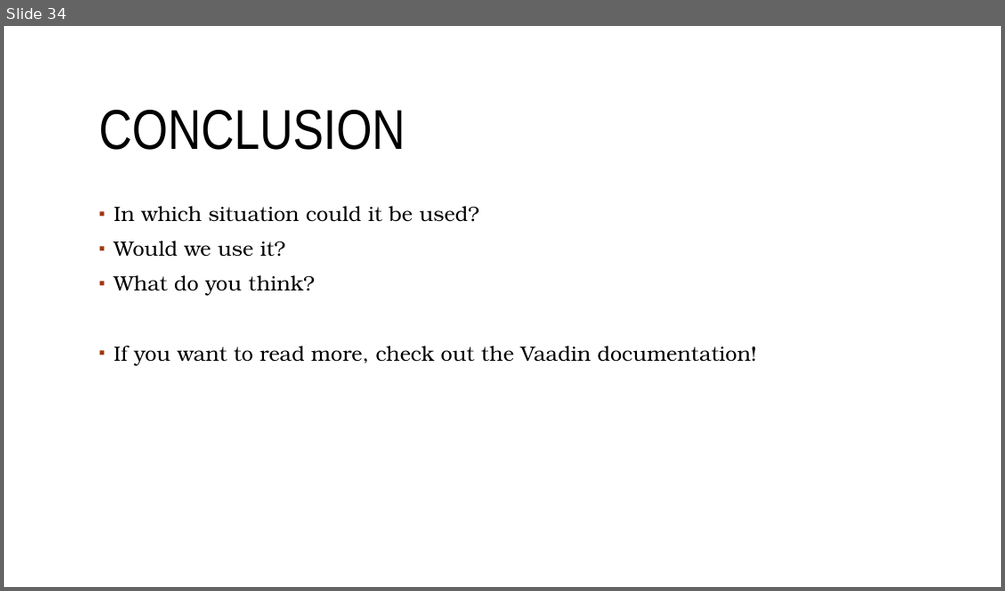
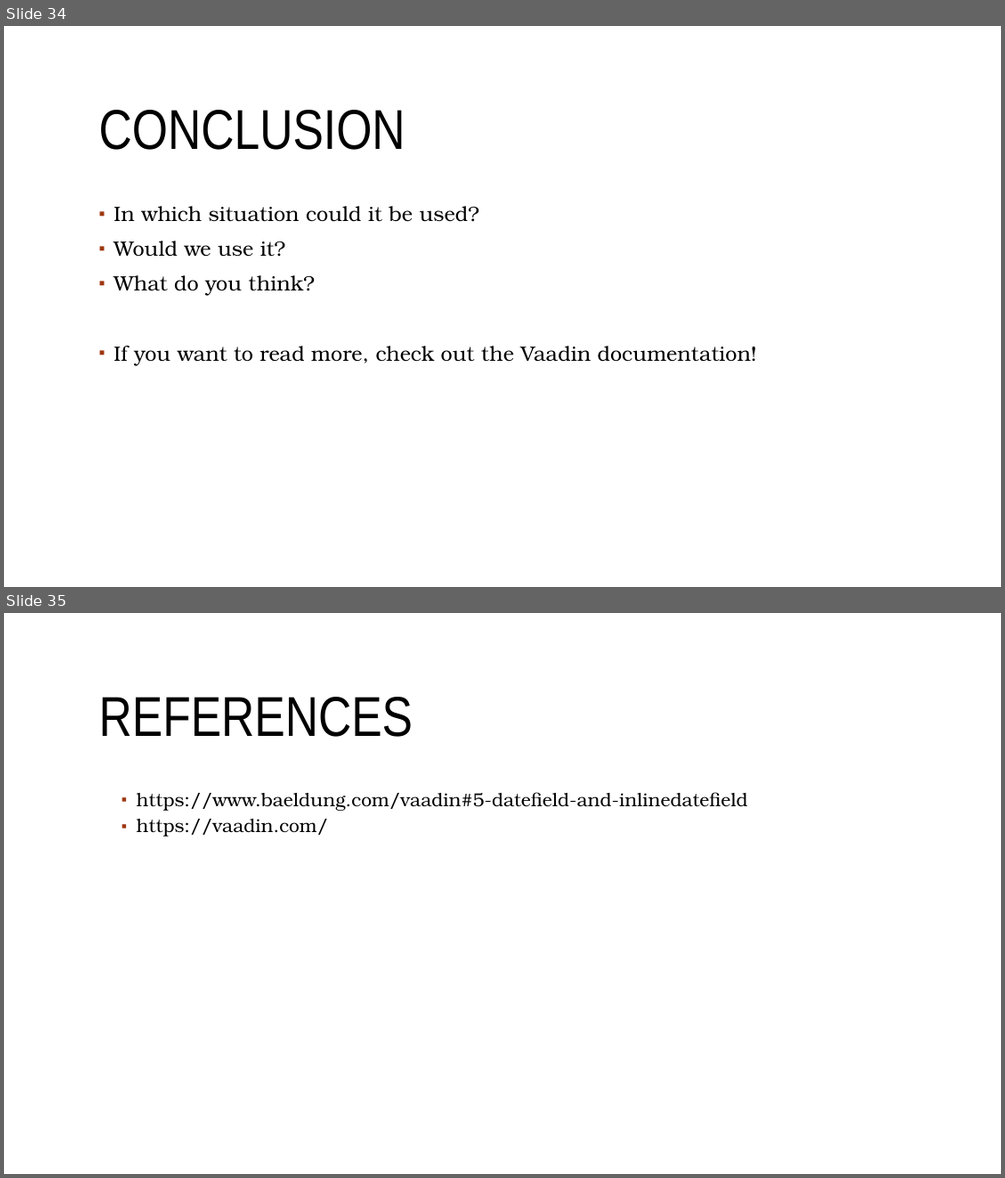
Before and after one commit to sebivenlo/Vaadin-workshop, a slide deck: Documentation/Frontend-technologies.odp. Shown one above the other, each under a label of ours: slide 34 before the commit, slides 34 and 35 after it. The pictures are 1005x591 and 1005x1178 pixels, drawn with LibreOffice and Linux fonts; fonts in the diff are those of the drawing; background and template pictures are left out. Boxes give left, top, right and bottom in pixels: in the first picture for what was removed or moved away, otherwise in the second. Text is boxed around its words. In the diff, an @@ line names an element or a change of style, - is before the commit and + after.

Commit message:
add refrence slide

```diff
--- a/Documentation/Frontend-technologies.odp
+++ b/Documentation/Frontend-technologies.odp
@@ slide 35 added at box(4, 613, 1001, 1174), background #FFFFFF; not listed: 1 template element that a slide beside it also shows @@
@@ title added at box(99, 697, 413, 737), 54 pt, text #000000 @@
+REFERENCES
@@ text added at box(137, 792, 748, 836), 18 pt, text #000000 @@
+  ▪ https://www.baeldung.com/vaadin#5-datefield-and-inlinedatefield
+  ▪ https://vaadin.com/
```
